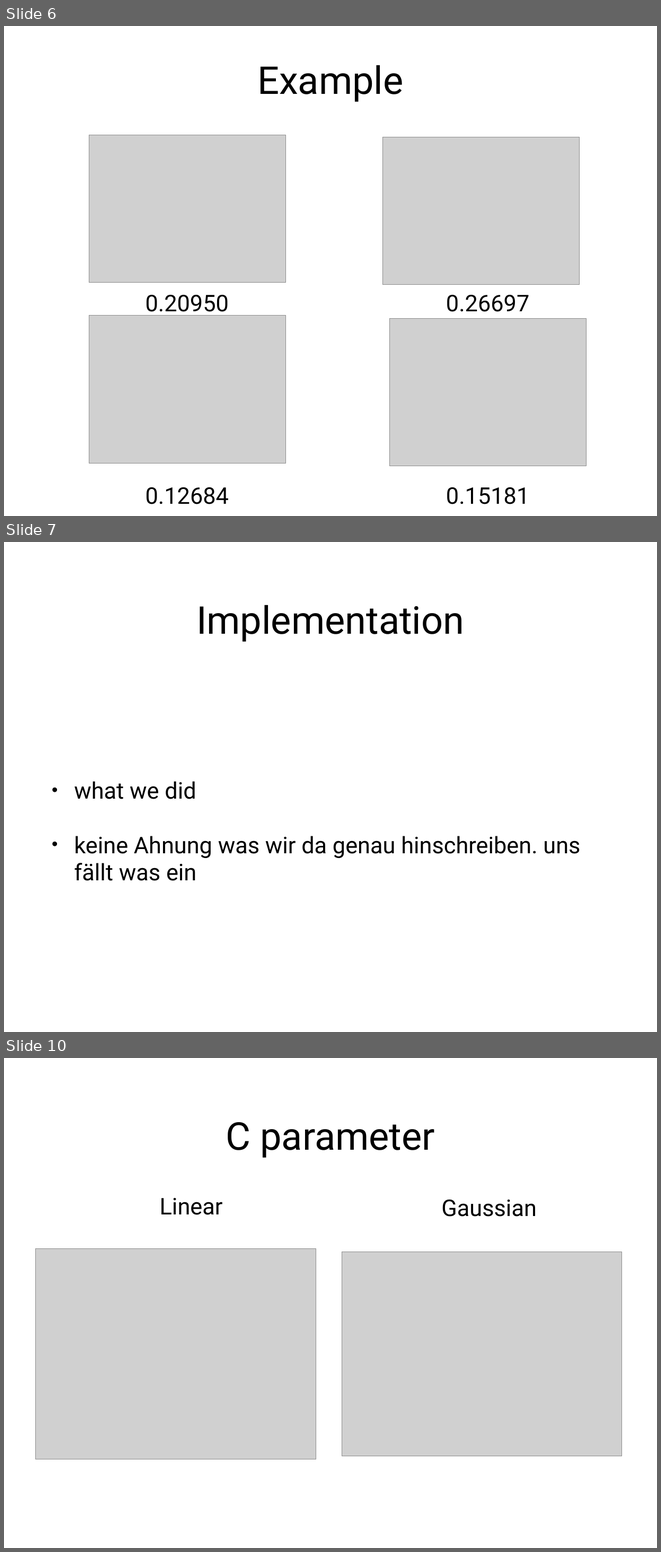
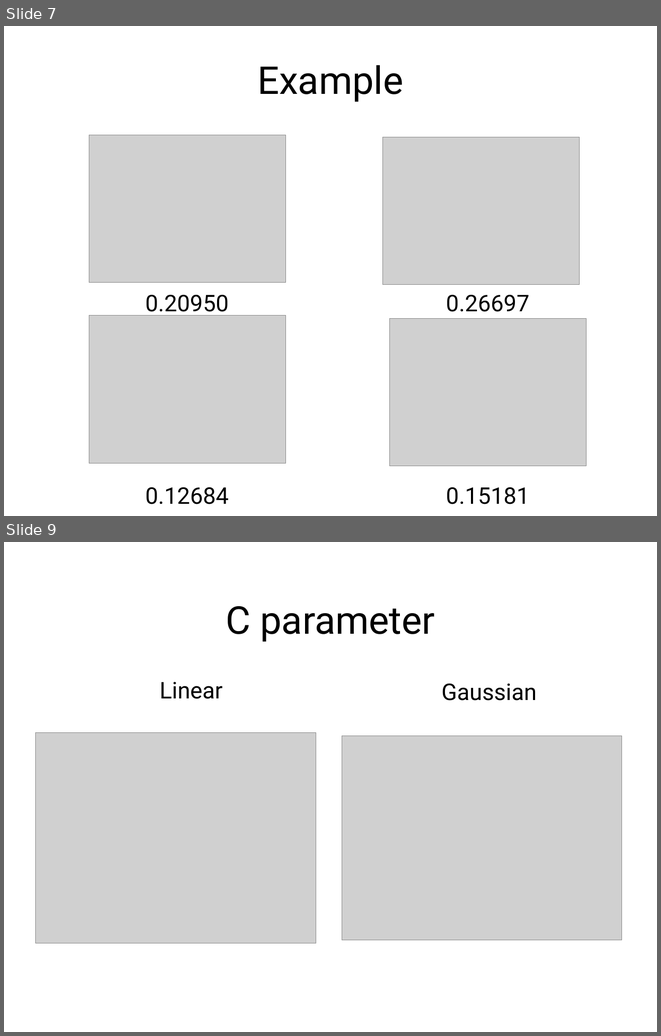
Before and after one commit to ThomasGoerttler/BootstrapingSVM, a slide deck: Präsentation/slides.pptx. Shown one above the other, each under a label of ours: slides 6, 7 and 10 before the commit, slides 7 and 9 after it; the slides between them are not shown. The pictures are 661x1552 and 661x1036 pixels, drawn with LibreOffice and Linux fonts; fonts in the diff are those of the drawing; grey boxes stand for pictures. Boxes give left, top, right and bottom in pixels: in the first picture for what was removed or moved away, otherwise in the second. Text is boxed around its words. In the diff, an @@ line names an element or a change of style, - is before the commit and + after.

```diff
--- a/Präsentation/slides.pptx
+++ b/Präsentation/slides.pptx
@@ slide 7 removed at (4, 542, 657, 1032), background #FFFFFF @@
@@ title removed at (196, 605, 464, 642) @@
-Implementation
@@ text removed at (74, 781, 580, 881) @@
-• what we did
-• keine Ahnung was wir da genau hinschreiben. uns fällt was ein
@@ what was slide 6 is now slide 7 @@
@@ what was slide 10 is now slide 9 @@
```
Also in this commit, not shown: 5 slides changed, 2 slides added, 1 other slide removed, 2 other files.
